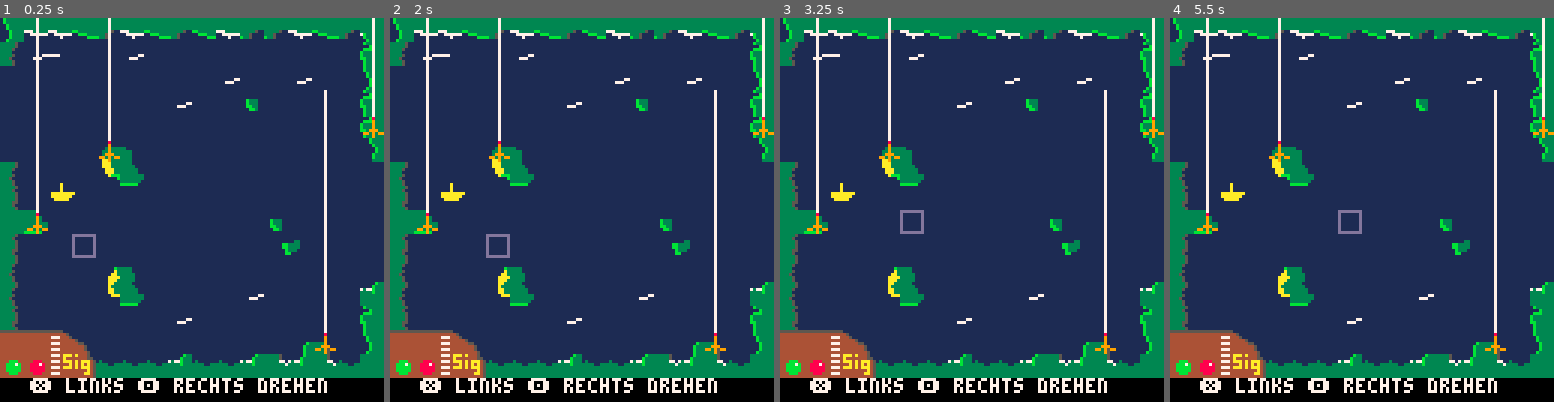
Above: before the commit, frames 1-4 (left to right).
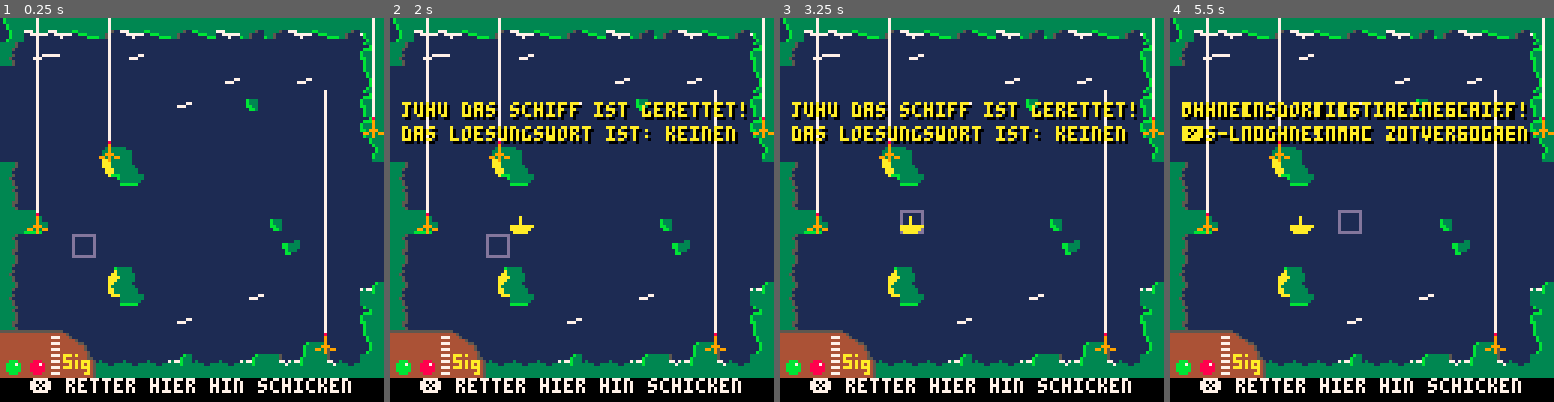
Above: after the commit, the same moments.

Repository: do1eh/PICO-8
Game: PICO-8 cartridge marconischiffe.p8
The game is run twice, just before and just after one commit, with the same random seed, the same clock (stepped at 60 frames per second) and the same inputs.
Inputs:
- Up to frame 1 (0.25 s): no input
- Up to frame 2 (2 s): tap X (X key) at 0.33, 1.07, 1.85 s; tap O (Z key) at 0.7, 1.7 s; hold Right from 1.6 s (still down)
- Up to frame 3 (3.25 s): release Right at 2.1 s; tap O (Z key) at 2.1, 2.5, 2.9 s; hold Up 2.15-2.42 s; hold Right 2.47-3.03 s; tap X (X key) at 2.97 s; hold Left from 3.08 s (still down)
- Up to frame 4 (5.5 s): tap O (Z key) every 0.4 s from 3.3 to 5.3 s; release Left at 3.58 s; hold Down 3.63-3.97 s; hold Right 4.02-4.68 s; tap X (X key) at 4.08, 5.2 s; hold Up 4.73-5.03 s; hold Left from 5.08 s (still down)

The runs differ from the first frame. In frame 1, 1.1% of the frame differs, in the area x 13-92%, y 42-98%; in frame 2, 6.3%; in frame 3, 6.3%; in frame 4, 7.9%, in the area x 3-94%, y 21-98%.

Commit message:
game fertig

Diff:
--- a/marconischiffe.p8
+++ b/marconischiffe.p8
@@ -128,6 +128,8 @@
  peiler3={x=120,y=32,winkel=0,signal=0}
  peiler4={x=8,y=64,winkel=0,signal=0}
  currentpeiler=0
+ win=false
+ lose=false
 end
 
 --das schiff muss schwimmen
@@ -206,31 +208,36 @@
         if (player.y<110) player.y+=8
     end
     if btnp(⬅️) then
-        if (player.x>0) player.x-=8
+      if (player.x>0) player.x-=8
     end
     if btnp(➡️) then
-        if (player.x<120) player.x+=8
+      if (player.x<120) player.x+=8
     end
     getpeiler()
     if btnp(❎) then
-        --wenn auf spieler auf peiler steht
-        if currentpeiler.x>0 then
-            currentpeiler.winkel+=5
-            if (currentpeiler.winkel>360) currentpeiler.winkel=0
+
+      if lose then
+         game_init()
+         return
+      end
+      --wenn auf spieler auf peiler steht
+      if currentpeiler.x>0 then
+        currentpeiler.winkel+=5
+        if (currentpeiler.winkel>360) currentpeiler.winkel=0
             getsignal()
         --wenn spieler nicht auf peiler steht: position einloggen
-        else
+      else
             --es reicht eine kästchen um das schiff herum
             if player.x>=schiff.x-8 and player.x<=schiff.x+8 and player.y>=schiff.y-8 and player.y<=schiff.y+8 then
-                print('hier',20,20)
+
              win=true
-          else
-             print('looo',20,20)
-           lose=true
+            else
+
+              lose=true
           end
         end
-    end
-    if btnp(🅾️) then
+      end
+      if btnp(🅾️) then
 
         currentpeiler.winkel-=5
         if (currentpeiler.winkel<0) currentpeiler.winkel=360
@@ -271,7 +278,7 @@
 --    end
 
 
-spr(62,schiff.x,schiff.y,1,1)
+
 spr(46,peiler1.x,peiler1.y,1,1)
 spr(46,peiler2.x,peiler2.y,1,1)
 spr(46,peiler3.x,peiler3.y,1,1)
@@ -280,12 +287,25 @@
 draw_signal()
 --gewonnen
 if win then
+    spr(62,schiff.x,schiff.y,1,1)
     print("juhu das schiff ist gerettet!",5,29,0)
     print("das loesungswort ist: keinen",5,37,0)
     print("juhu das schiff ist gerettet!",4,28,10)
     print("das loesungswort ist: keinen",4,36,10)
 end
-print("❎ links 🅾️ rechts drehen",10,120,7)
+--verloren
+if lose then
+    print("oh nein dort ist kein schiff!",5,29,0)
+    print("❎ - noch einmal zu versuchen",5,37,0)
+     print("oh nein dort ist kein schiff!",4,28,10)
+    print("❎ - noch einmal zu versuchen",4,36,10)
+end
+
+if currentpeiler.x>0 then
+   print("❎ links 🅾️ rechts drehen",10,120,7)
+else
+  print("❎ retter hier hin schicken",10,120,7)
+end
 end
 
 function peilstrahl_draw()
